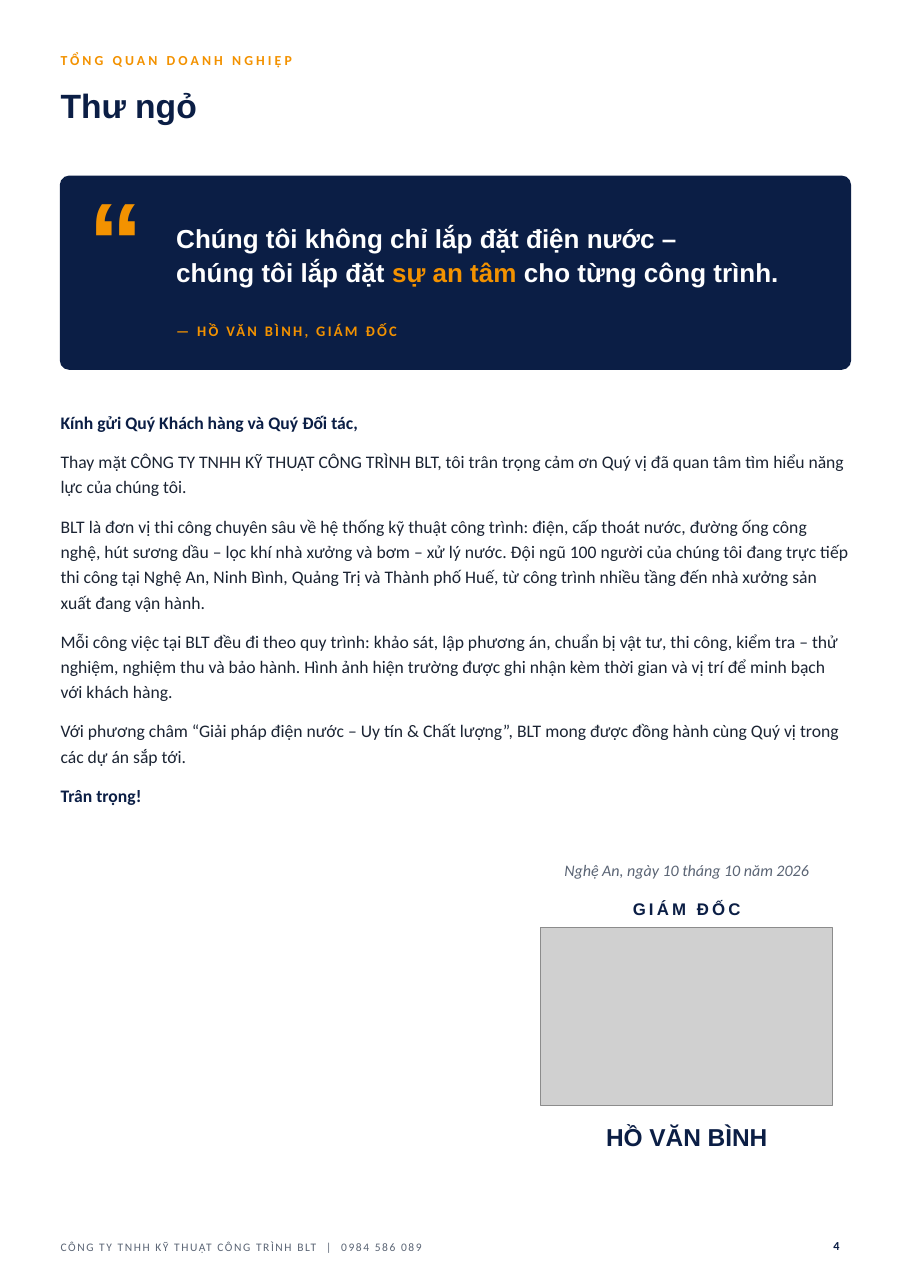
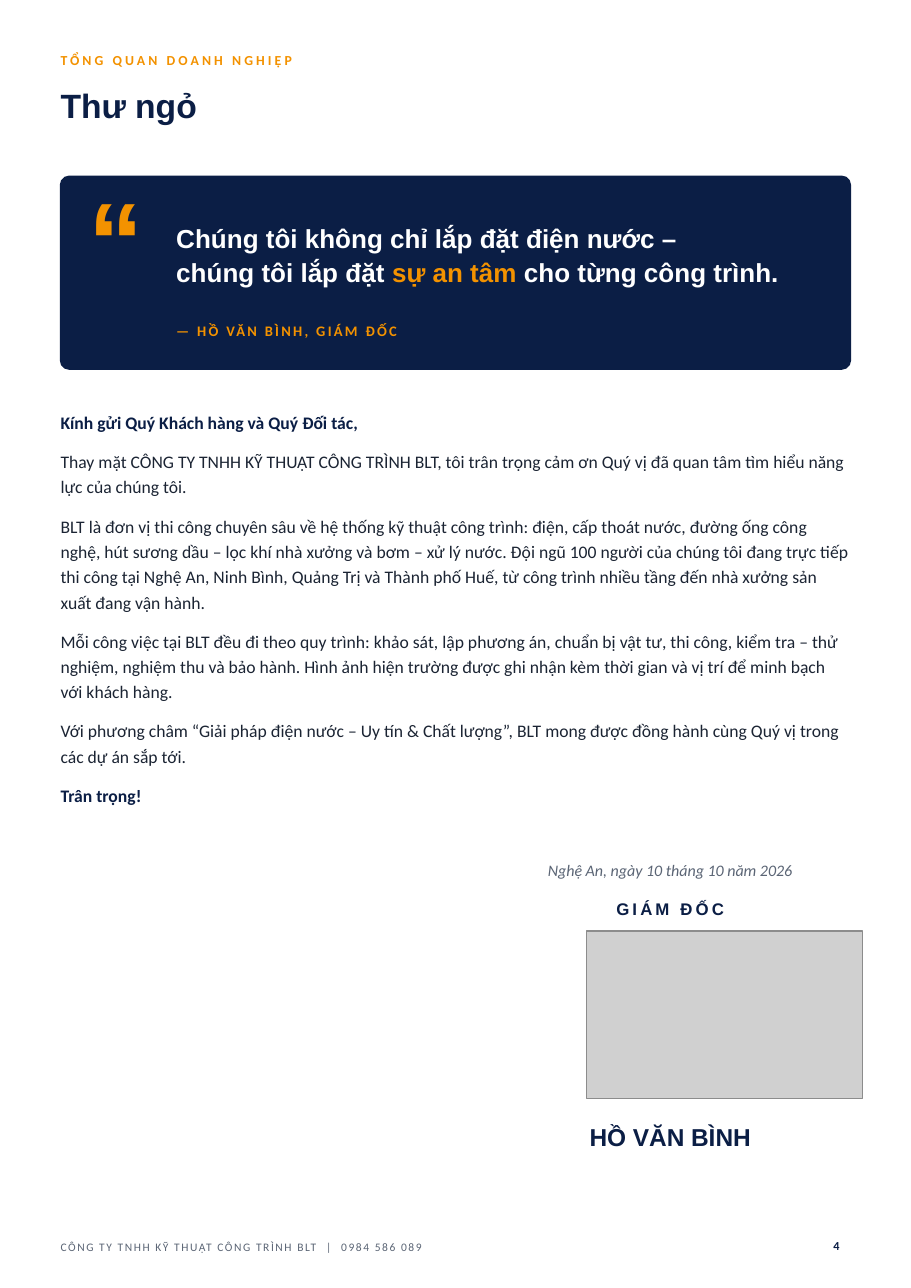
Before and after one commit to haquyenkl2-sys/C-NG-TY-CP-TH-NG-M-I-T-NG-H-P-MINH-PH-T, a slide deck: slide 4 of ho-so-nang-luc-BLT/HO_SO_NANG_LUC_BLT.pptx. Drawn at 911x1288 pixels with LibreOffice and Linux fonts; fonts in the diff are those of the drawing; grey boxes stand for pictures; background and template pictures are left out. Boxes give left, top, right and bottom in pixels: in the first picture for what was removed or moved away, otherwise in the second. Text is boxed around its words. In the diff, an @@ line names an element or a change of style, - is before the commit and + after.

```diff
--- a/ho-so-nang-luc-BLT/HO_SO_NANG_LUC_BLT.pptx
+++ b/ho-so-nang-luc-BLT/HO_SO_NANG_LUC_BLT.pptx
@@ text "Nghệ An, ngày 10 tháng ...": place and size @@
-text "Nghệ An, ngày 10 tháng ..." at (564, 865, 808, 879)
+text "Nghệ An, ngày 10 tháng ..." at (548, 865, 792, 879)
@@ text "GIÁM ĐỐC": place and size @@
-text "GIÁM ĐỐC" at (633, 901, 741, 915)
+text "GIÁM ĐỐC" at (616, 901, 724, 915)
@@ picture: place and size @@
-picture at (541, 928, 833, 1105)
+picture at (587, 931, 863, 1098)
@@ text "HỒ VĂN BÌNH": place and size @@
-text "HỒ VĂN BÌNH" at (606, 1127, 768, 1147)
+text "HỒ VĂN BÌNH" at (590, 1127, 751, 1147)
```
Also in this commit, not shown: 2 other files.
